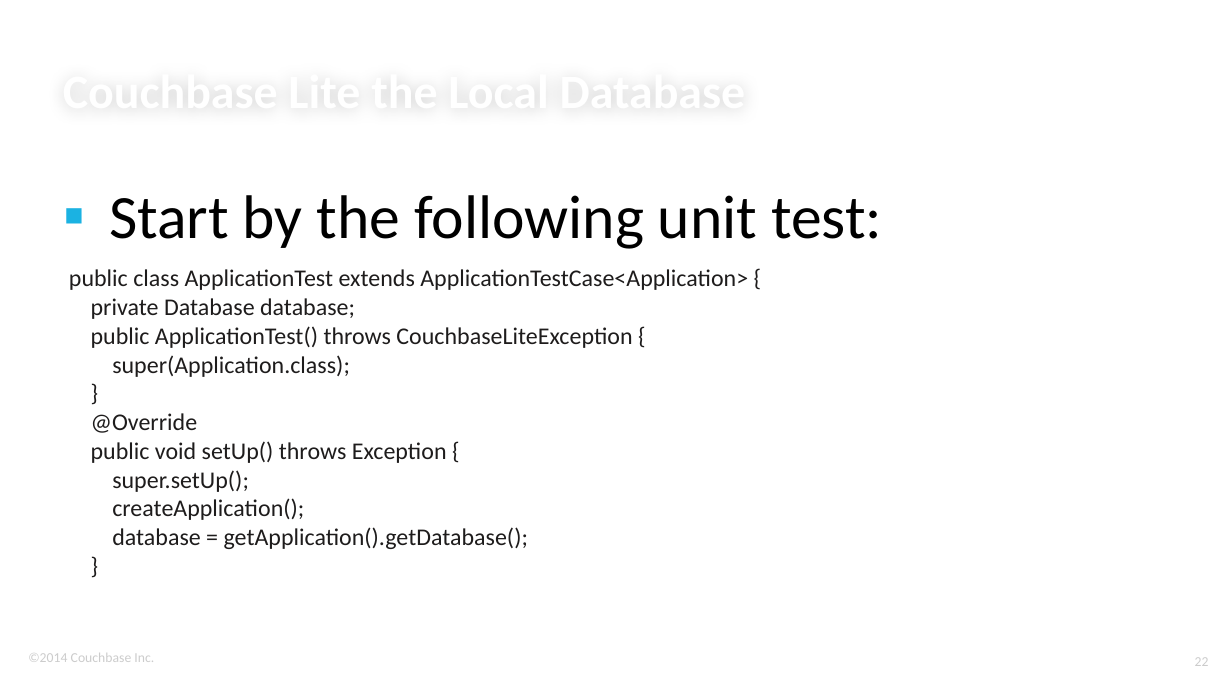
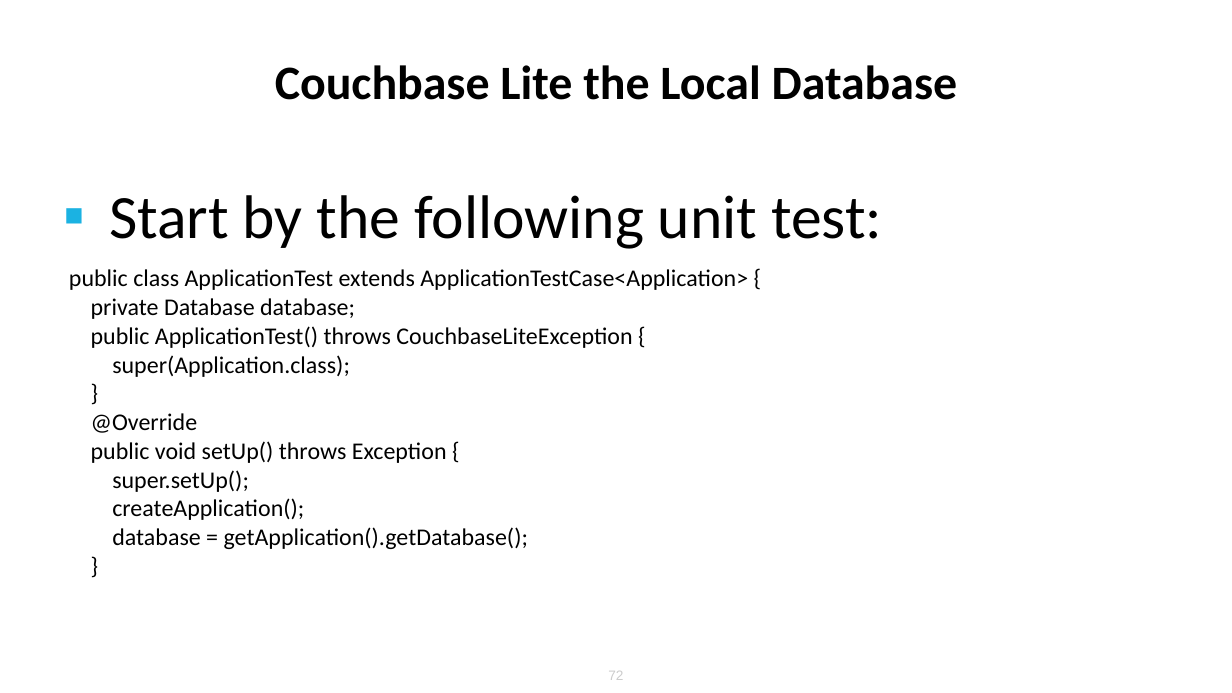
Before and after one commit to ldoguin/couchbase-mobile-android-workshop, a slide deck: slide 72 of AndroidWorkshopMasterDetailFlow.pptx (slide 22 before the commit). Drawn at 1232x693 pixels with LibreOffice and Linux fonts; fonts in the diff are those of the drawing; background and template pictures are left out. Boxes give left, top, right and bottom in pixels: in the first picture for what was removed or moved away, otherwise in the second. Text is boxed around its words. In the diff, an @@ line names an element or a change of style, - is before the commit and + after.

```diff
--- a/AndroidWorkshopMasterDetailFlow.pptx
+++ b/AndroidWorkshopMasterDetailFlow.pptx
@@ title "Couchbase Lite the Local Database": place and size @@
-title "Couchbase Lite the Local Database" at bbox=[63, 2, 1141, 118]
+title "Couchbase Lite the Local Database" at bbox=[275, 65, 958, 100]
@@ title "Couchbase Lite the Local Database" at bbox=[275, 65, 958, 100]: text colour #FFFFFF to #000000; alignment left to centre; vertical alignment bottom to middle @@
@@ text "public class ApplicationTest extends ApplicationTestCase<App ..." at bbox=[69, 269, 748, 549]: text colour #1E1C1C to #000000 @@
@@ text removed at bbox=[28, 653, 154, 662] @@
-©2014 Couchbase Inc.
@@ page number removed at bbox=[1195, 657, 1209, 666] @@
-22
@@ page number added at bbox=[608, 671, 623, 680], 8 pt, text #CCCCCC @@
+72
```
Also in this commit, not shown: 27 other slides changed, 58 slides added, 8 slides removed.
